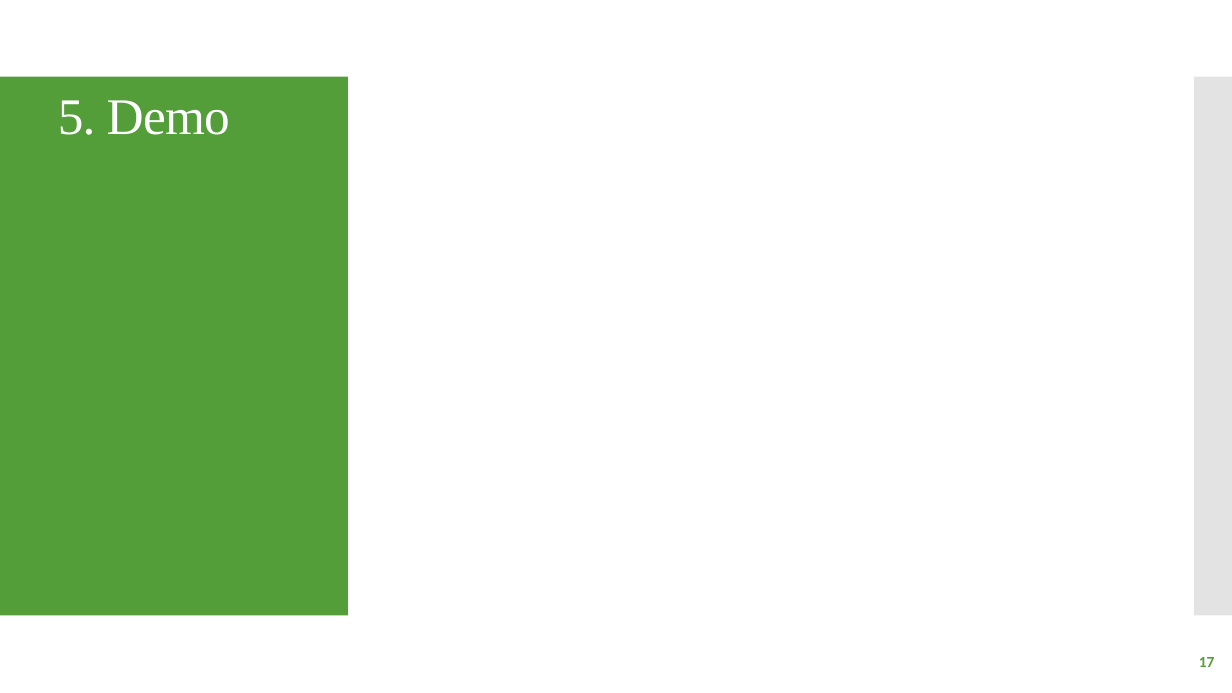
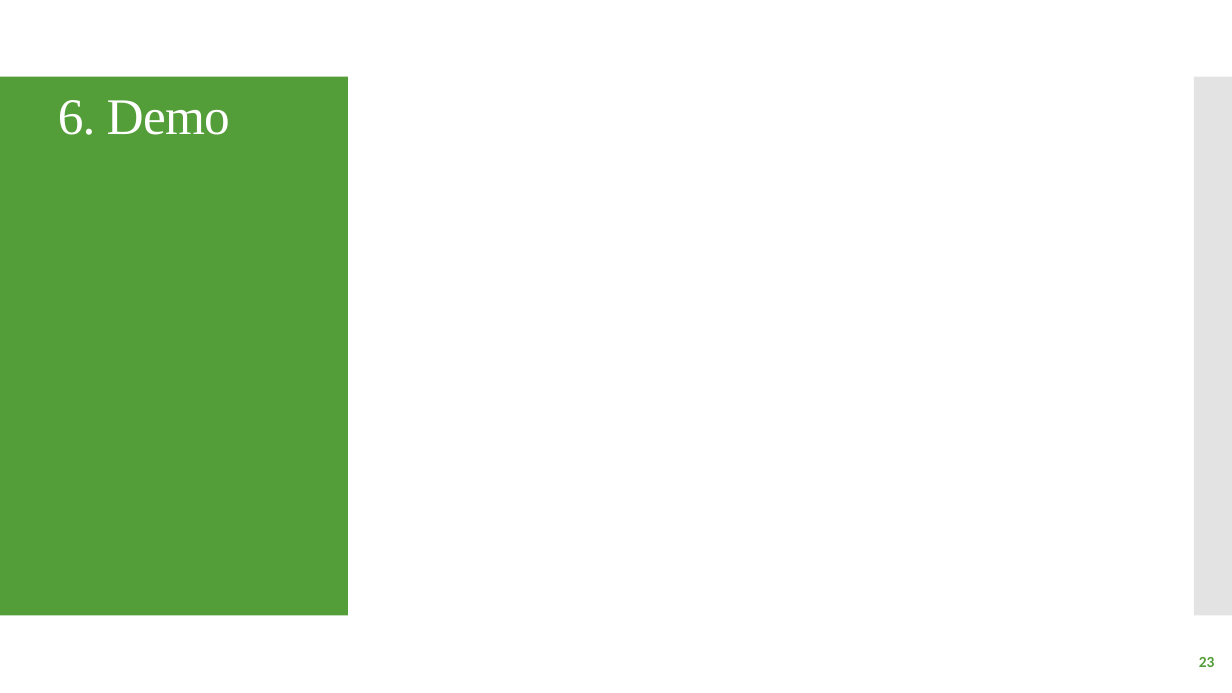
Before and after one commit to hoangtuyenblogger/Collaborative-filtering, a slide deck: slide 23 of Báo cáo/thuyết trình báo cáo.pptx (slide 17 before the commit). Drawn at 1232x693 pixels with LibreOffice and Linux fonts; fonts in the diff are those of the drawing. Boxes give left, top, right and bottom in pixels: in the first picture for what was removed or moved away, otherwise in the second. Text is boxed around its words. In the diff, an @@ line names an element or a change of style, - is before the commit and + after.

```diff
--- a/Báo cáo/thuyết trình báo cáo.pptx
+++ b/Báo cáo/thuyết trình báo cáo.pptx
@@ title at box(58, 100, 230, 135): text changed @@
-5. Demo
+6. Demo
@@ page number at box(1199, 657, 1215, 667): text changed @@
-17
+23
```
Also in this commit, not shown: 1 other slide changed, 5 slides added.
